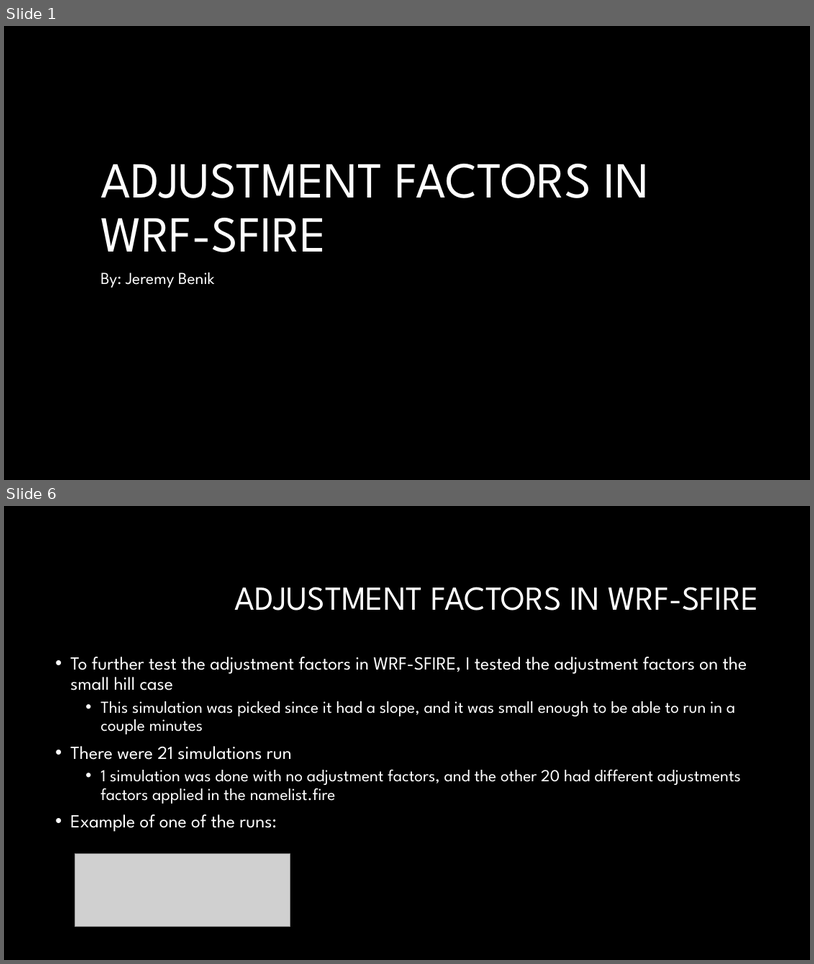
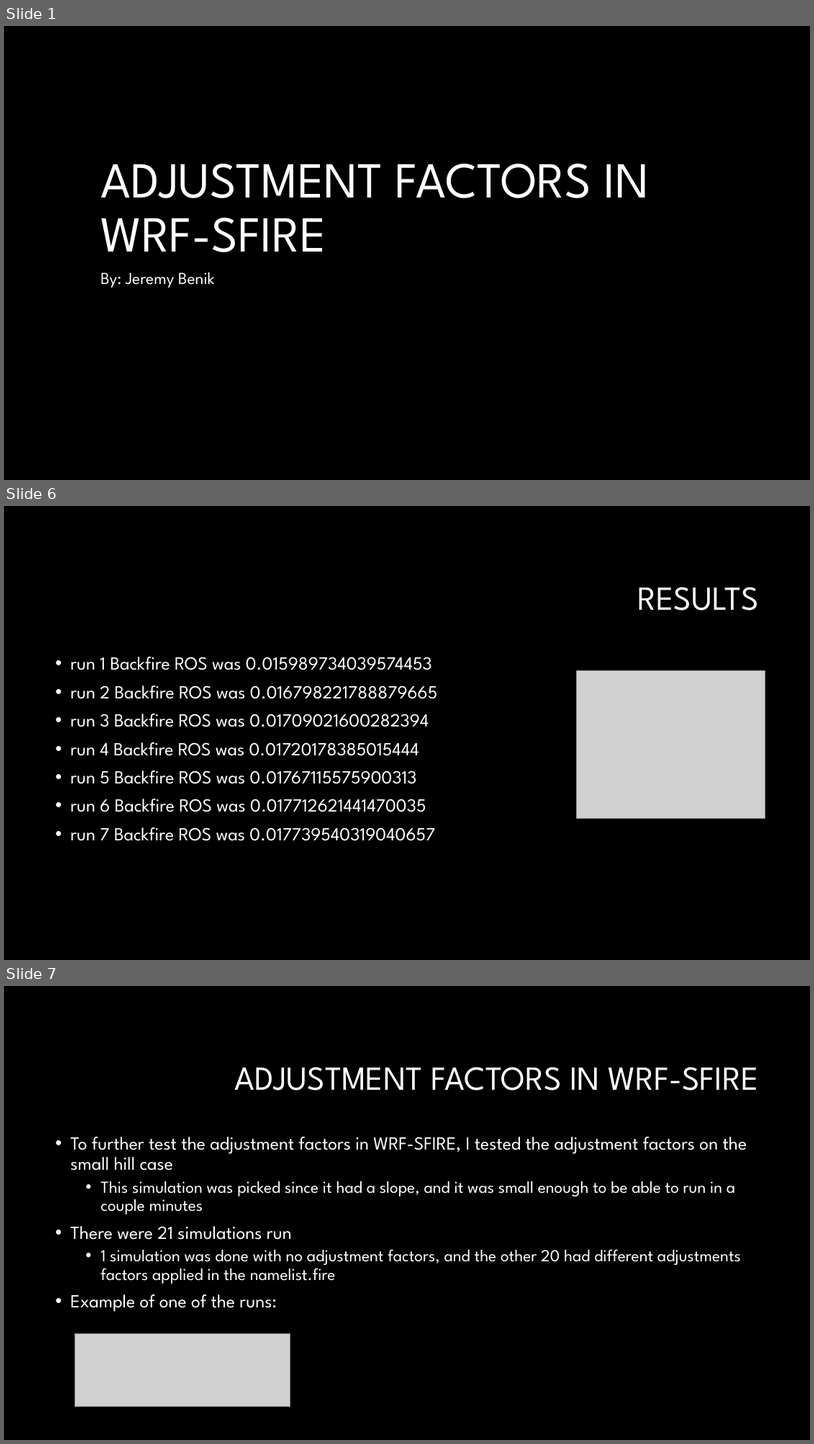
Before and after one commit to Jeremy-Benik/Meeting_Notes, a slide deck: Presentations/Adjustment_Factors.pptx. Shown one above the other, each under a label of ours: slides 1 and 6 before the commit, slides 1, 6 and 7 after it; the slides between them are not shown. The pictures are 814x964 and 814x1444 pixels, drawn with LibreOffice and Linux fonts; fonts in the diff are those of the drawing; grey boxes stand for pictures; background and template pictures are left out. Boxes give left, top, right and bottom in pixels: in the first picture for what was removed or moved away, otherwise in the second. Text is boxed around its words. In the diff, an @@ line names an element or a change of style, - is before the commit and + after.

```diff
--- a/Presentations/Adjustment_Factors.pptx
+++ b/Presentations/Adjustment_Factors.pptx
@@ slide 6 added at (4,506,810,960), background #000000 @@
@@ title added at (638,587,759,610), 40 pt, text #FFFFFF @@
+RESULTS
@@ text added at (70,656,437,841), 22 pt, text #FFFFFF @@
+• run 1 Backfire ROS was 0.015989734039574453
+• run 2 Backfire ROS was 0.016798221788879665
+• run 3 Backfire ROS was 0.01709021600282394
+• run 4 Backfire ROS was 0.01720178385015444
+• run 5 Backfire ROS was 0.01767115575900313
+• run 6 Backfire ROS was 0.017712621441470035
+• run 7 Backfire ROS was 0.017739540319040657
@@ picture added at (577,671,765,818) @@
@@ what was slide 6 is now slide 7 @@
```
Also in this commit, not shown: 6 slides changed, 1 other file.
